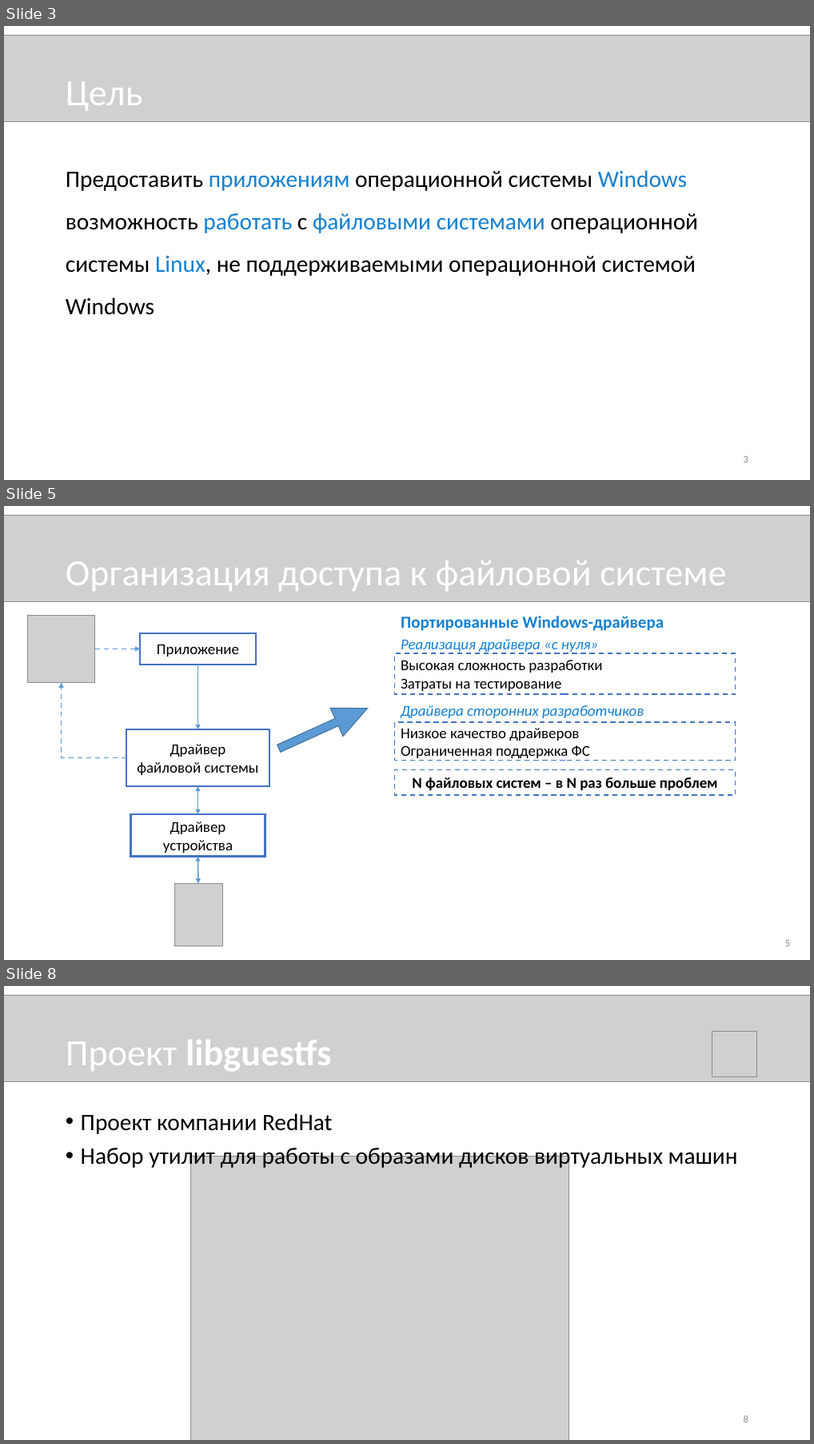
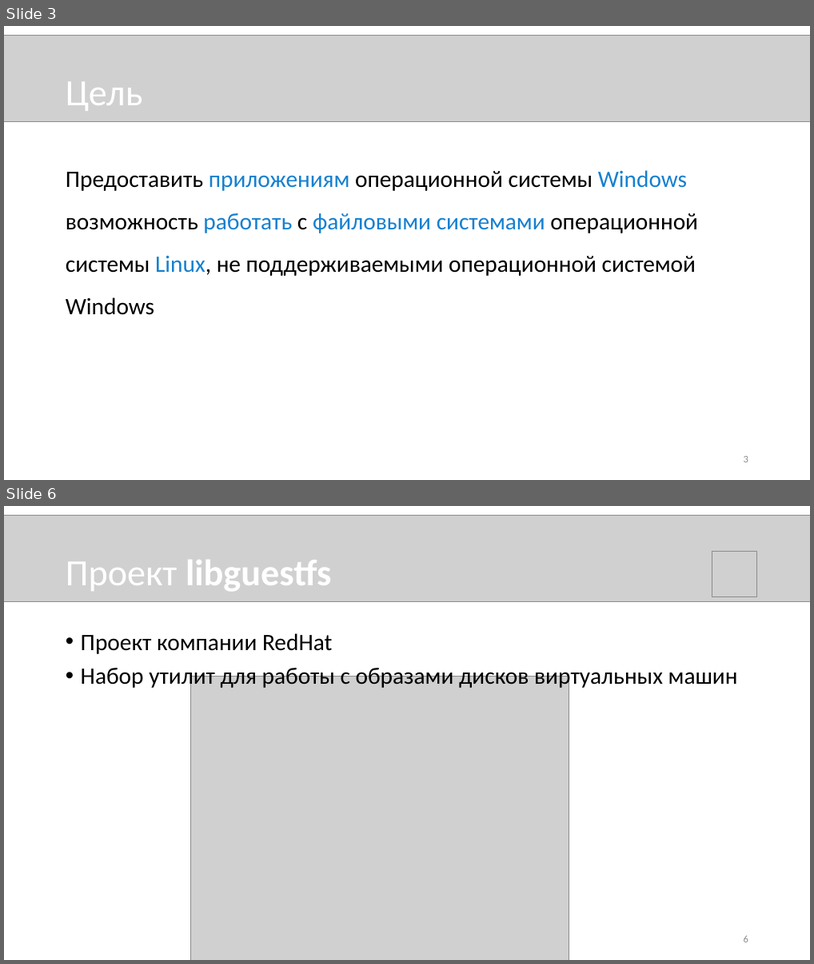
Before and after one commit to novokrest/master-thesis, a slide deck: presentation.pptx. Shown one above the other, each under a label of ours: slides 3, 5 and 8 before the commit, slides 3 and 6 after it; the slides between them are not shown. The pictures are 814x1444 and 814x964 pixels, drawn with LibreOffice and Linux fonts; fonts in the diff are those of the drawing; grey boxes stand for pictures. Boxes give left, top, right and bottom in pixels: in the first picture for what was removed or moved away, otherwise in the second. Text is boxed around its words. In the diff, an @@ line names an element or a change of style, - is before the commit and + after.

```diff
--- a/presentation.pptx
+++ b/presentation.pptx
@@ slide 5 removed at (4, 506, 810, 960), background #FFFFFF @@
@@ picture removed at (4, 515, 810, 601) @@
@@ title removed at (66, 560, 726, 591) @@
-Организация доступа к файловой системе
@@ picture removed at (27, 615, 95, 683) @@
@@ text removed at (401, 616, 664, 631) @@
-Портированные Windows-драйвера
@@ arrow removed from (95, 648) to (140, 648) @@
@@ rectangle removed at (140, 633, 256, 664) @@
-Приложение
@@ text removed at (401, 639, 598, 654) @@
-Реализация драйвера «с нуля»
@@ arrow removed from (198, 664) to (198, 729) @@
@@ rectangle removed at (394, 653, 736, 693) @@
-Высокая сложность разработки
-Затраты на тестирование
@@ elbow arrow removed from (126, 758) to (62, 683) @@
@@ right arrow removed at (273, 694, 374, 763) @@
@@ text removed at (401, 705, 644, 718) @@
-Драйвера сторонних разработчиков
@@ rectangle removed at (126, 729, 270, 786) @@
-Драйвер
-файловой системы
@@ rectangle removed at (394, 722, 736, 760) @@
-Низкое качество драйверов
-Ограниченная поддержка ФС
@@ double arrow removed from (198, 786) to (198, 814) @@
@@ rectangle removed at (394, 770, 736, 795) @@
-N файловых систем – в N раз больше проблем
@@ rectangle removed at (131, 814, 266, 856) @@
-Драйвер устройства
@@ double arrow removed from (198, 856) to (198, 884) @@
@@ picture removed at (174, 884, 222, 947) @@
@@ page number removed at (786, 940, 790, 946) @@
-5
@@ what was slide 8 is now slide 6 @@
```
Also in this commit, not shown: 7 slides changed, 2 slides added, 2 other slides removed, 1 other file.
